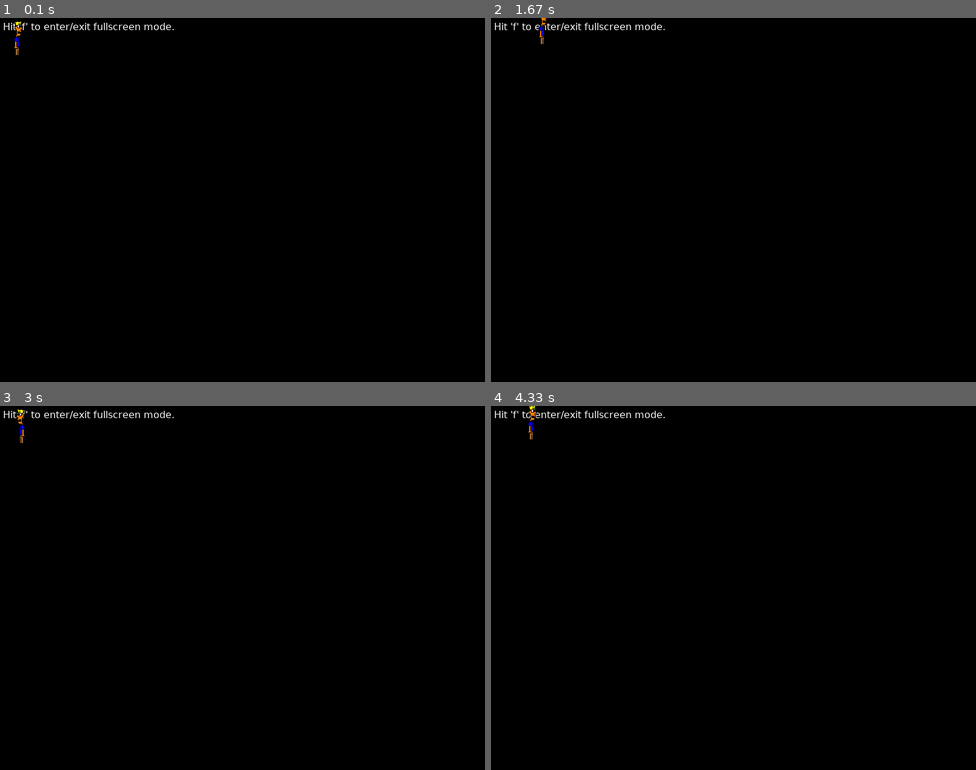
Above: before the commit, frames 1-4 (two rows, left to right).
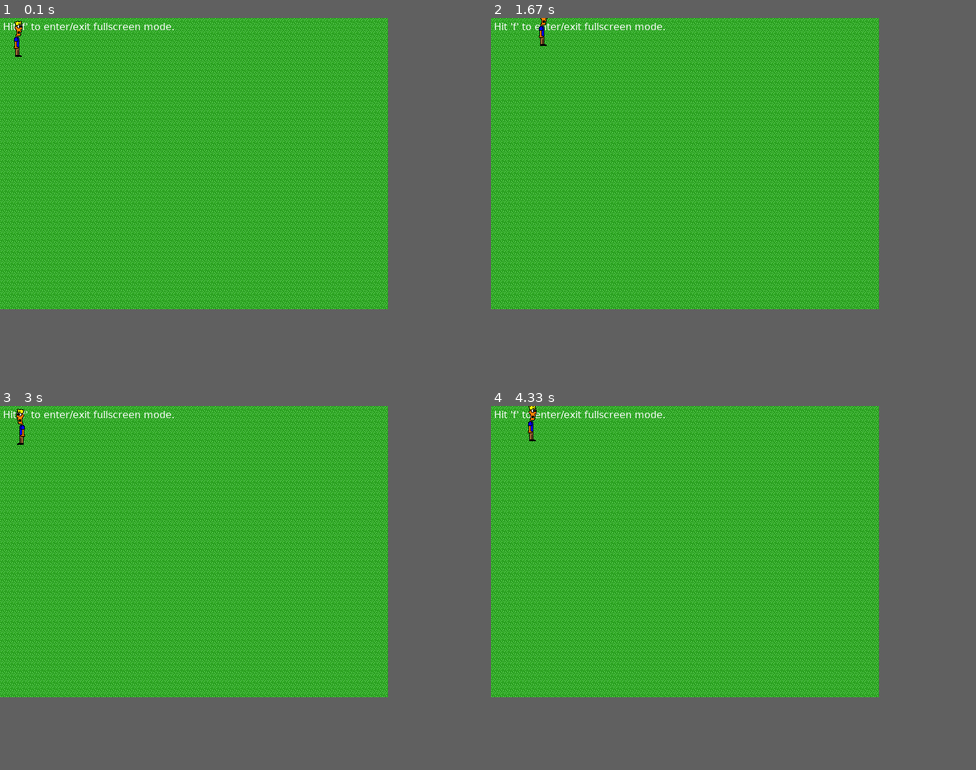
Above: after the commit, the same moments.

Repository: blaix/pygame-playground
Game: pygame game, started from bob.py
Two runs of this game, one before a commit and one after it. Both use one fixed random seed, a clock stepped at 60 frames per second and the inputs below.
Inputs:
- Up to frame 1 (0.1 s): no input
- Up to frame 2 (1.67 s): hold Right 0.33-0.8 s; hold Up 0.83-1.13 s; hold Right 1.17-1.63 s
- Up to frame 3 (3 s): hold Left 1.67-2.2 s; hold Down 2.23-2.53 s; hold Left 2.57-2.97 s
- Up to frame 4 (4.33 s): hold Up 3-3.37 s; hold Right 3.4-4.03 s; hold Down from 4.07 s (still down)
The window is 800x600 before the commit and 640x480 after it. Grey fills any space a smaller window leaves; there, only what the larger window draws over its background counts as a difference.

The runs differ from the first frame. In frame 1, 64% of the frame differs, in the area x 0-80%, y 0-80%; in frame 2, 64%; in frame 3, 64%; in frame 4, 64%.

Commit message:
Grassy background!

Diff:
--- a/bob.py
+++ b/bob.py
@@ -1,5 +1,7 @@
 SPEED = 1
-SCREEN_SIZE = (800, 600)
+SCREEN_WIDTH = 640
+SCREEN_HEIGHT = 480
+SCREEN_SIZE = (SCREEN_WIDTH, SCREEN_HEIGHT)
 
 character_right = 'images/bob-right.png'
 character_left = 'images/bob-left.png'
@@ -11,6 +13,7 @@
 pygame.init()
 screen = pygame.display.set_mode(SCREEN_SIZE, 0, 32)
 character = pygame.image.load(character_right).convert_alpha()
+grass = pygame.image.load('images/grass.png')
 font = pygame.font.SysFont("Verdana", 16)
 
 x, y = 0, 0
@@ -48,7 +51,10 @@
     x += move_x
     y += move_y
 
-    screen.fill((0, 0, 0))
+    for bg_y in range(0, SCREEN_HEIGHT, 10):
+        for bg_x in range(0, SCREEN_WIDTH, 10):
+            screen.blit(grass, (bg_x, bg_y))
+
     screen.blit(font.render("Hit 'f' to enter/exit fullscreen mode.", True, (250, 250, 250)), (5, 5))
     screen.blit(character, (x, y))
 
Binary file added: images/grass.png
